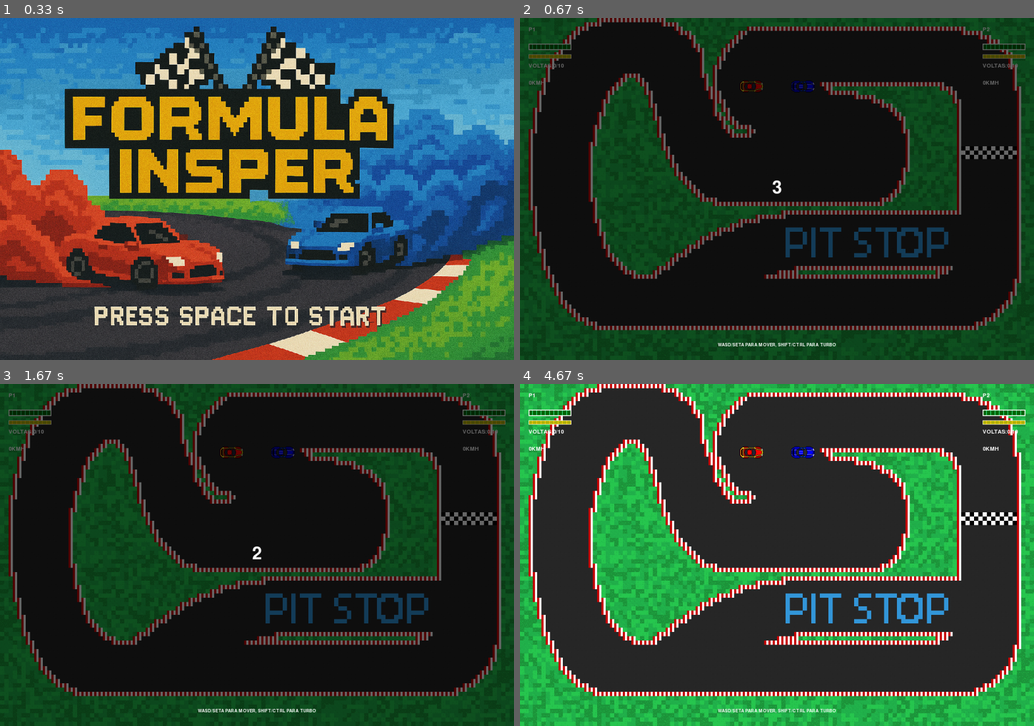
Above: before the commit, frames 1-4 (two rows, left to right).
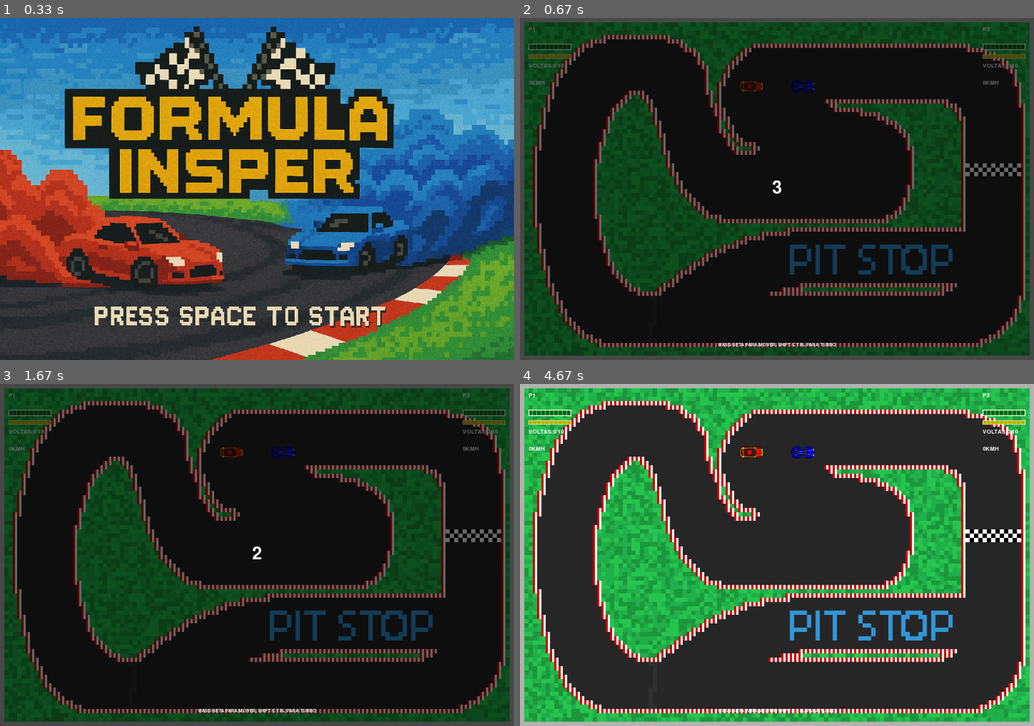
Above: after the commit, the same moments.

Repository: raphaelcp22/PYGAME
Game: pygame game, started from game.py
Same seed, same stepped clock (60 frames per second), same inputs: the game is played once before the commit and once after it.
Inputs:
- Up to frame 1 (0.33 s): no input
- Up to frame 2 (0.67 s): tap Space at 0.33 s
- Up to frame 3 (1.67 s): no input
- Up to frame 4 (4.67 s): hold Right from 4.23 s (still down)

Frame 1 is identical in both runs. In frame 2, 33% of the frame differs, in the area x 0-100%, y 0-100%; in frame 3, 33%; in frame 4, 41%.

Commit message:
Tiles de borda e muro e track de teste

Diff:
--- a/game.py
+++ b/game.py
@@ -99,7 +99,7 @@
 grass_map = [[0 for _ in range(COLS)] for _ in range(ROWS)]
 
 # carrega foto da pista
-track_mask = pygame.image.load("track_mask3.png").convert()
+track_mask = pygame.image.load("track_mask_teste.png").convert()
 track_mask = pygame.transform.scale(track_mask, (COLS, ROWS))
 
 for y in range(ROWS):
@@ -115,6 +115,10 @@
             tilemap[y][x] = 4
         elif color == (255, 255, 255):   # detecção de pit-stop
             tilemap[y][x] = 5
+        elif color == (100, 100, 100):   # muro sólido
+            tilemap[y][x] = 6
+        elif color == (150, 150, 150):   # borda que empurra
+            tilemap[y][x] = 7
         else:
             tilemap[y][x] = 0  # outros pixels são considerados grama
 
@@ -383,7 +387,28 @@
             self.off_track = False
             self.off_track_timer = 0
 
-        self.pos = new_pos
+        # Atualiza last_position antes de mover
+        self.last_position = self.pos.copy()
+
+        # muro sólido
+        if tile == 6:
+            self.pos = self.last_position.copy()
+            self.velocity = Vector2(-self.velocity.x * 0.5, -self.velocity.y * 0.5)
+            if sound_available:
+                crash_sound.play()
+            self.health = max(0, self.health - 10)
+            return
+        # borda que empurra
+        if tile == 7:
+            self.pos = self.last_position.copy()
+            self.velocity *= -0.3
+            return
+
+        # Prevent car from leaving the screen
+        half_w, half_h = self.rect.width // 2, self.rect.height // 2
+        new_x = min(max(new_pos.x, half_w), SCREEN_WIDTH - half_w)
+        new_y = min(max(new_pos.y, half_h), SCREEN_HEIGHT - half_h)
+        self.pos = Vector2(new_x, new_y)
 
         # Física de colisão entre carros
         current_time = pygame.time.get_ticks()
@@ -496,6 +521,10 @@
             elif tile == 5:
                 # renderização do pit-stop
                 pygame.draw.rect(surface, BLUE, (x*CELL_SIZE, y*CELL_SIZE, CELL_SIZE, CELL_SIZE))
+            elif tile == 6:  # muro
+                pygame.draw.rect(surface, (50, 50, 50), (x*CELL_SIZE, y*CELL_SIZE, CELL_SIZE, CELL_SIZE))
+            elif tile == 7:  # borda
+                pygame.draw.rect(surface, (180, 180, 180), (x*CELL_SIZE, y*CELL_SIZE, CELL_SIZE, CELL_SIZE))
 
 def draw_hud(surface, cars):
     '''Função que renderiza o HUD do game, mostrando informações essenciais do carro, como vida, estado do turbo, voltas e o velocímetro'''
Binary file added: track_mask_teste.png
